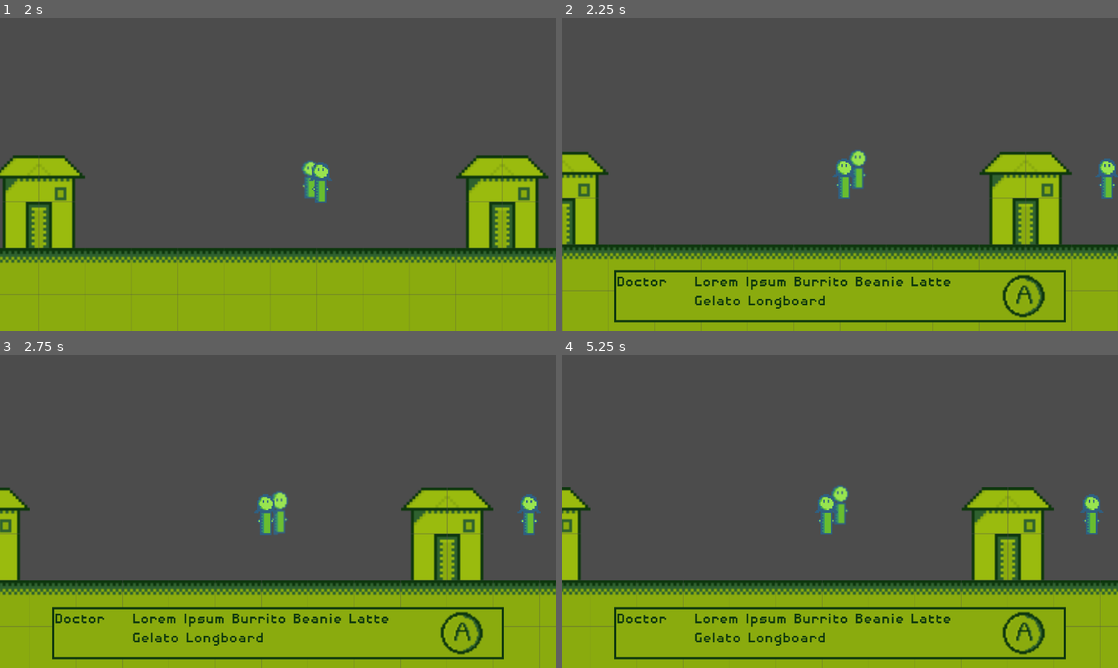
Above: before the commit, frames 1-4 (two rows, left to right).
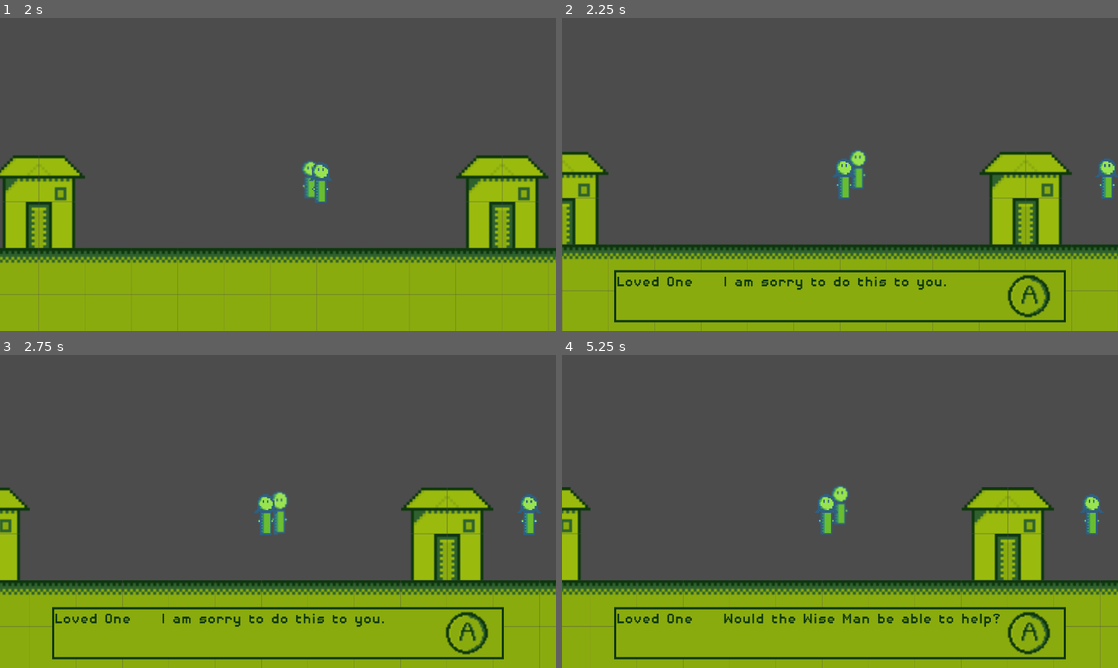
Above: after the commit, the same moments.

Repository: JamesPoole/godot-game
Game: Godot game, scene res://TitleScreen.tscn
Same seed, same stepped clock (60 frames per second), same inputs: the game is played once before the commit and once after it.
Inputs (mouse positions are in pixels of both pictures, inside the frame that each line leads up to; where the layout moved, square brackets give the same spot in the first picture):
- Up to frame 1 (2 s): click (278, 280) at 0.5 s; hold Right (ui_right) from 1.28 s (still down); tap E (interact) at 1.35 s; tap Up (ui_up) at 1.52 s
- Up to frame 2 (2.25 s): keep holding Right (ui_right); tap E (interact) at 2.1 s
- Up to frame 3 (2.75 s): keep holding Right (ui_right); tap Up (ui_up) at 2.27 s
- Up to frame 4 (5.25 s): release Right (ui_right) at 2.75 s; click (1034, 633) [1029, 633] at 2.75 s; click (1034, 633) [1029, 633] at 3.5 s; hold Left (ui_left) 4.28-5.03 s; tap E (interact) at 4.35, 5.1 s; hold Right (ui_right) from 5.03 s (still down)

Frame 1 is identical in both runs. In frame 2, 1.7% of the frame differs, in the area x 10-88%, y 82-96%; in frame 3, 1.7%; in frame 4, 1.9%.

Commit message:
passing dynamic dialog to the dialog box

Diff:
--- a/Characters/Hero/Hero.gd
+++ b/Characters/Hero/Hero.gd
@@ -1,5 +1,7 @@
 extends "res://Characters/Character.gd"
 const CHAPTER_ONE = "res://Narrative/ChapterOne.json"
+
+signal new_dialogue
 
 var can_interact = false
 var can_move = true
@@ -13,7 +15,6 @@
 onready var dialogue_box = get_node("DialogueBoxContainer/DialogueBox")
 
 func _ready():
-	print(dialogue_box)
 	current_content = load_narrative(CHAPTER_ONE)
 	var hero = get_node(".")
 	var interactables = get_tree().get_nodes_in_group("Interactable")
@@ -65,6 +66,19 @@
 	file.close()
 	return json_content.result
 
+"""
+takes a dialog line and parses the character name and body text
+
+args - dialogue_line = raw text from the json file
+returns - line_separated = array of information
+"""
+func parse_dialogue_line(dialogue_line):
+	var name = ""
+	var text = ""
+	var line_substring = dialogue_line.right(1)
+	var line_separated = line_substring.split("-")
+	return (line_separated)
+
 func enter_dialog(dialog_tag):
 	dialogue_box.set_visible(true)
 	var dialog_file = current_content
@@ -90,6 +104,9 @@
 	if current_dialog[position][0] == "^":
 		current_dialog_pos = position
 		print(current_dialog[position])
+		#parsed_dialog[0] == name , parsed_dialog[1] == text
+		var parsed_dialog = parse_dialogue_line(current_dialog[position])
+		emit_signal("new_dialogue", parsed_dialog[0], parsed_dialog[1])
 	#if done, reset all globals
 	if current_dialog[position] == "done":
 		print('----clear to go-----')
--- a/Characters/Hero/Hero.tscn
+++ b/Characters/Hero/Hero.tscn
@@ -65,3 +65,5 @@
 
 [node name="DialogueBox" parent="DialogueBoxContainer" index="0" instance=ExtResource( 34 )]
 visible = false
+
+[connection signal="new_dialogue" from="." to="DialogueBoxContainer/DialogueBox" method="_on_hero_new_dialogue"]
--- a/DialogueBox.gd
+++ b/DialogueBox.gd
@@ -1,13 +1,12 @@
 extends Control
-class_name DialogueBox
 
 signal dialog_ended()
 
 #onready var dialogue_player : DialoguePlayer = get_node("DialoguePlayer")
+onready var text_name : = get_node("Panel/Columns/Name") as RichTextLabel
+onready var text_body : = get_node("Panel/Columns/Dialogue") as RichTextLabel
+
 """
-onready var name : = get_node("Panel/Columns/Name") as RichTextLabel
-onready var dialogue : = get_node("Panel/Columns/Dialogue") as RichTextLabel
-
 onready var button_next : = get_node("Panel/Columns/Next") as TextureButton
 
 onready var portrait : = $Portrait as TextureRect
@@ -23,3 +22,8 @@
 
 func _ready():
 	pass
+
+
+func _on_hero_new_dialogue(name, body):
+	text_name.set_text(name)
+	text_body.set_text(body)
--- a/DialogueBox.tscn
+++ b/DialogueBox.tscn
@@ -35,19 +35,19 @@
 margin_bottom = 115.0
 
 [node name="Name" type="RichTextLabel" parent="Panel/Columns"]
-margin_right = 175.0
+margin_right = 242.0
 margin_bottom = 110.0
 size_flags_horizontal = 3
 size_flags_vertical = 3
-size_flags_stretch_ratio = 0.3
+size_flags_stretch_ratio = 0.45
 custom_fonts/normal_font = ExtResource( 2 )
 custom_colors/default_color = Color( 0.0588235, 0.219608, 0.0588235, 1 )
 text = "Doctor"
 scroll_active = false
 
 [node name="Dialogue" type="RichTextLabel" parent="Panel/Columns"]
-margin_left = 179.0
-margin_right = 879.0
+margin_left = 246.0
+margin_right = 891.0
 margin_bottom = 110.0
 size_flags_horizontal = 3
 size_flags_stretch_ratio = 1.2
@@ -57,7 +57,7 @@
 scroll_active = false
 
 [node name="Next" type="TextureButton" parent="Panel/Columns"]
-margin_left = 883.0
+margin_left = 895.0
 margin_right = 1030.0
 margin_bottom = 110.0
 size_flags_horizontal = 3
--- a/project.godot
+++ b/project.godot
@@ -8,14 +8,9 @@
 
 config_version=4
 
-_global_script_classes=[ {
-"base": "Control",
-"class": "DialogueBox",
-"language": "GDScript",
-"path": "res://DialogueBox.gd"
-} ]
+_global_script_classes=[  ]
 _global_script_class_icons={
-"DialogueBox": ""
+
 }
 
 [application]
